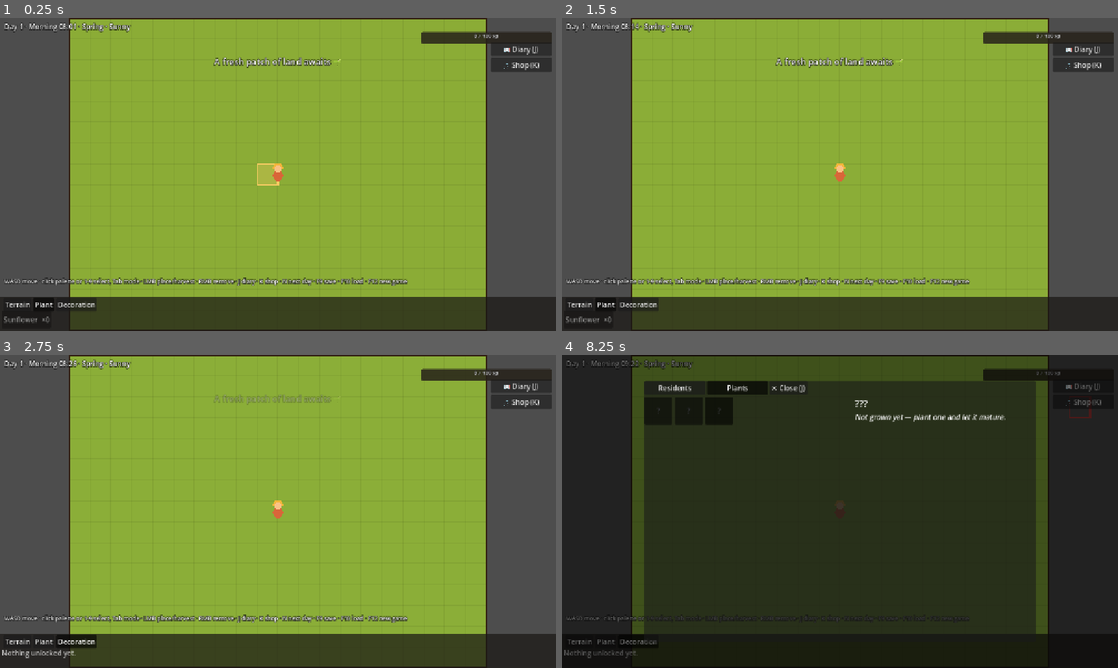
Above: before the commit, frames 1-4 (two rows, left to right).
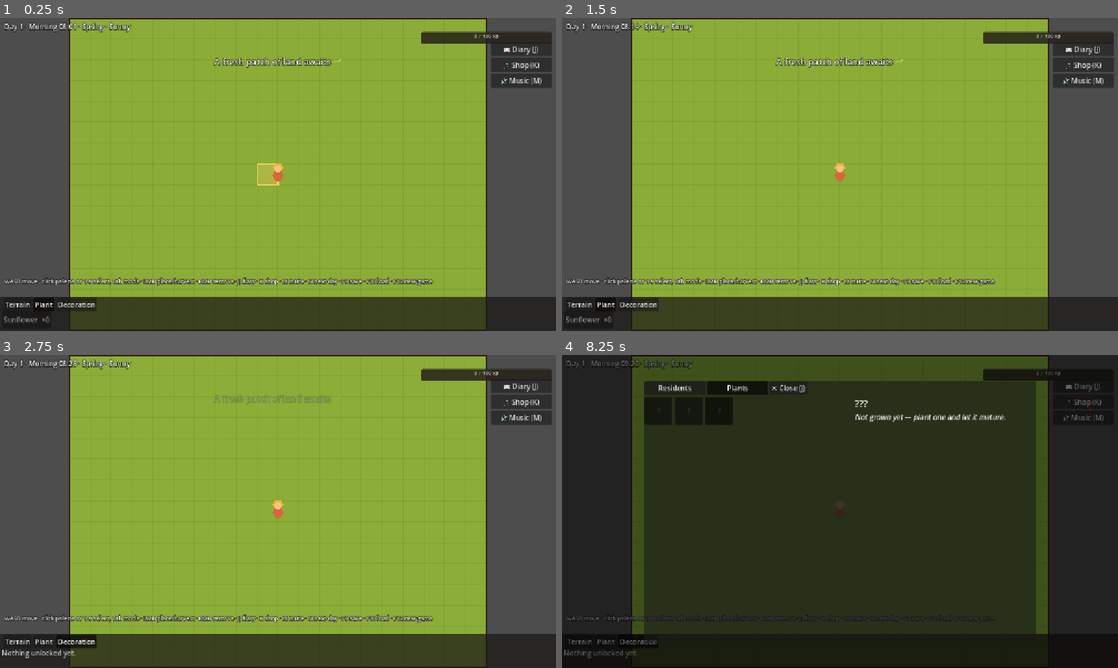
Above: after the commit, the same moments.

Repository: nicolegdesign/bloomsong
Game: Godot game, scene res://scenes/main/Main.tscn
Two runs of this game, one before a commit and one after it. Both use one fixed random seed, a clock stepped at 60 frames per second and the inputs below.
Inputs (mouse positions are in pixels of both pictures, inside the frame that each line leads up to):
- Up to frame 1 (0.25 s): no input
- Up to frame 2 (1.5 s): click "Terrain" at 0.5 s; click "Plant" at 1.25 s
- Up to frame 3 (2.75 s): click "Decoration" at 2 s
- Up to frame 4 (8.25 s): click "📖 Diary (J)" at 2.75 s; click "🛒 Shop (K)" at 3.5 s; click "Residents" at 4.25 s; click "Plants" at 5 s; click "?" at 5.75 s; click "?" at 6.5 s; click "?" at 7.25 s; click (1084, 417) at 8 s, where only the run after the commit has a clickable "🔊 Music (M)"

The runs differ from the first frame. In frame 1, 0.8% of the frame differs, in the area x 51-100%, y 17-86%; in frame 2, 0.8%; in frame 3, 0.8%; in frame 4, less than 0.1%.

Commit message:
Add looping ambient music with a mute toggle (ROADMAP 8.3)
MusicPlayer loops one calm track quietly under everything else. Mute is
toggleable via M or a new Hud button, both routed through EventBus.toggle_mute/
music_muted_changed so the Hud doesn't need a direct reference to the player.
Volume tuned down from -8dB to -16dB per playtest feedback.

This is just the music-loop slice of 8.3 — time-of-day birdsong and UI/action
SFX are still unstarted.

Co-Authored-By: Claude Sonnet 5 <noreply@anthropic.com>

Diff:
--- a/game/scripts/autoload/event_bus.gd
+++ b/game/scripts/autoload/event_bus.gd
@@ -35,3 +35,5 @@
 signal game_saved
 signal toggle_diary
 signal toggle_shop
+signal toggle_mute
+signal music_muted_changed(muted: bool)
--- a/game/scripts/main.gd
+++ b/game/scripts/main.gd
@@ -15,6 +15,10 @@
 	var tint := DayNightTint.new()
 	tint.name = "DayNightTint"
 	add_child(tint)
+
+	var music := MusicPlayer.new()
+	music.name = "MusicPlayer"
+	add_child(music)
 
 	player = Player.new()
 	player.name = "Player"
--- a/game/scripts/ui/hud.gd
+++ b/game/scripts/ui/hud.gd
@@ -11,6 +11,7 @@
 var _toast := Label.new()     # center: transient messages
 var _diary_button := Button.new()  # top-right: opens the diary
 var _shop_button := Button.new()   # top-right: opens the shop
+var _music_button := Button.new()  # top-right: mutes/unmutes the music
 var _xp_bar := ProgressBar.new()   # top-right: visible XP progress (ROADMAP 7.1)
 var _xp_label := Label.new()       # overlaid on the bar: "120 / 200 xp"
 var _level_label := Label.new()    # top-right, beside the bar: "Lv 1"
@@ -31,7 +32,7 @@
 	_help.set_anchors_and_offsets_preset(Control.PRESET_BOTTOM_LEFT)
 	_help.position.y -= PaletteUI.BAR_HEIGHT + 22
 	_help.position.x = 10
-	_help.text = "WASD move · click palette or 1-9 select, Tab mode · LMB place/harvest · RMB remove · J diary · K shop · N next day · F9 save · F10 load · F12 new game"
+	_help.text = "WASD move · click palette or 1-9 select, Tab mode · LMB place/harvest · RMB remove · J diary · K shop · M mute · N next day · F9 save · F10 load · F12 new game"
 	_help.add_theme_font_size_override("font_size", 13)
 	_level_label.set_anchors_and_offsets_preset(Control.PRESET_TOP_RIGHT)
 	_level_label.position = Vector2(-360, 28)
@@ -99,8 +100,16 @@
 	_shop_button.pressed.connect(func() -> void: EventBus.toggle_shop.emit())
 	add_child(_shop_button)
 
+	_music_button.text = "🔊 Music (M)"
+	_music_button.set_anchors_and_offsets_preset(Control.PRESET_TOP_RIGHT)
+	_music_button.position = Vector2(-150, 128)
+	_music_button.size = Vector2(140, 32)
+	_music_button.pressed.connect(func() -> void: EventBus.toggle_mute.emit())
+	add_child(_music_button)
+
 	EventBus.toast.connect(show_toast)
 	EventBus.level_up.connect(_on_level_up)
+	EventBus.music_muted_changed.connect(_on_music_muted_changed)
 
 
 func _process(delta: float) -> void:
@@ -139,3 +148,7 @@
 	if not unlocked_names.is_empty():
 		msg += "  Unlocked: %s" % ", ".join(unlocked_names)
 	show_toast(msg)
+
+
+func _on_music_muted_changed(muted: bool) -> void:
+	_music_button.text = "🔇 Music (M)" if muted else "🔊 Music (M)"
--- /dev/null
+++ b/game/scripts/world/music_player.gd
@@ -0,0 +1,38 @@
+class_name MusicPlayer
+extends AudioStreamPlayer
+## Ambient music loop (ROADMAP 8.3): one calm track, seamlessly looping, quiet
+## enough to sit under everything else. Just the music-loop slice of 8.3 —
+## time-of-day birdsong and UI/action SFX are separate, still-unstarted pieces.
+## Mute toggles via M or the Hud button; both go through EventBus.toggle_mute
+## so the Hud doesn't need a direct reference to this node.
+
+const TRACK := "res://assets/audio/music/garden_song_1.mp3"
+const VOLUME_DB := -16.0
+
+var muted := false
+
+
+func _ready() -> void:
+	var track := load(TRACK) as AudioStreamMP3
+	track.loop = true
+	stream = track
+	volume_db = VOLUME_DB
+	autoplay = true
+	play()
+	EventBus.toggle_mute.connect(toggle_mute)
+
+
+func _unhandled_input(event: InputEvent) -> void:
+	if event is InputEventKey and event.pressed and not event.echo \
+			and event.physical_keycode == KEY_M:
+		toggle_mute()
+
+
+func toggle_mute() -> void:
+	muted = not muted
+	stream_paused = muted
+	EventBus.music_muted_changed.emit(muted)
+
+
+func _exit_tree() -> void:
+	stop()
Not shown, added: game/assets/audio/music/garden_song_1.mp3.import
Not shown, added: game/scripts/world/music_player.gd.uid
Not shown, added: game/assets/audio/music/garden_song_1.mp3
